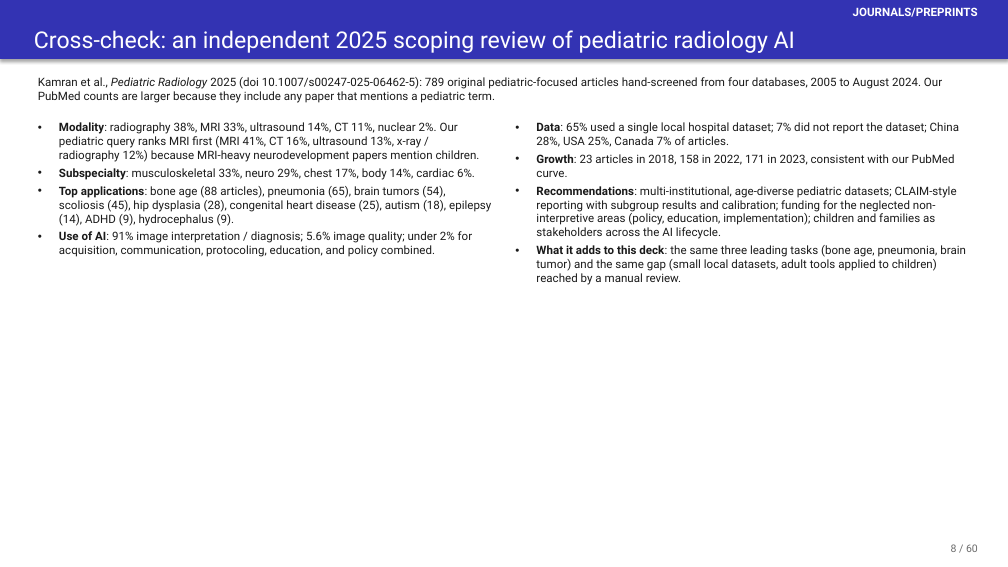
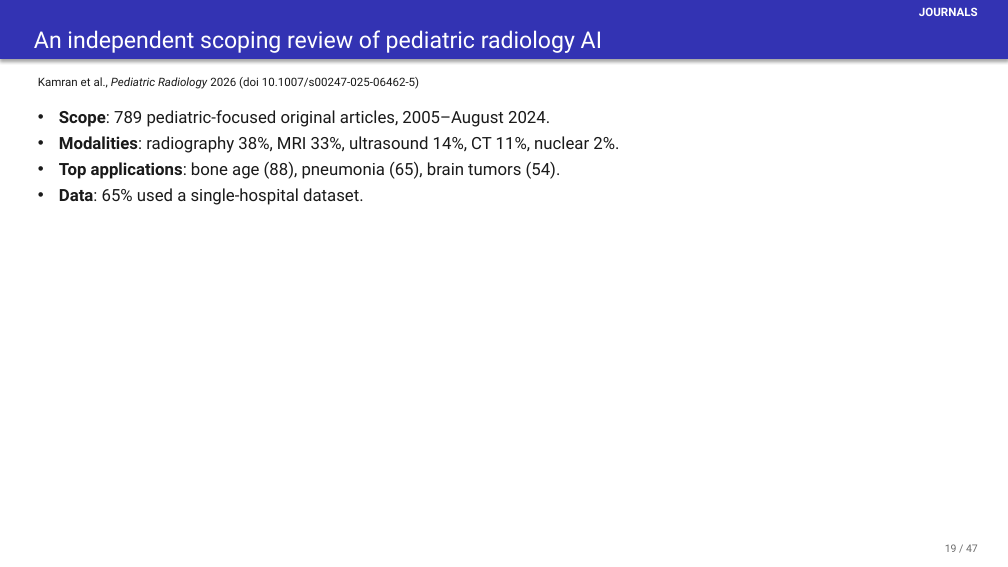
Before and after one commit to josephrich98/pediatric_radiology_ai, a slide deck: slide 19 of slides/pedrad_ai_slides.pptx (slide 8 before the commit). Drawn at 1008x567 pixels with LibreOffice and Linux fonts; fonts in the diff are those of the drawing. Boxes give left, top, right and bottom in pixels: in the first picture for what was removed or moved away, otherwise in the second. Text is boxed around its words. In the diff, an @@ line names an element or a change of style, - is before the commit and + after.

```diff
--- a/slides/pedrad_ai_slides.pptx
+++ b/slides/pedrad_ai_slides.pptx
@@ text at [919, 7, 978, 16]: text changed @@
-JOURNALS/PREPRINTS
+JOURNALS
@@ text in rectangle at [34, 30, 602, 53]: text changed @@
-Cross-check: an independent 2025 scoping review of pediatric radiology AI
+An independent scoping review of pediatric radiology AI
@@ text at [38, 77, 419, 89]: text changed @@
-Kamran et al., Pediatric Radiology 2025 (doi 10.1007/s00247-025-06462-5): 789 original pediatric-focused articles hand-screened from four databases, 2005 to August 2024. Our PubMed counts are larger because they include any paper that mentions a pediatric term.
+Kamran et al., Pediatric Radiology 2026 (doi 10.1007/s00247-025-06462-5)
@@ text added at [59, 110, 619, 205], 16 pt, text #1A1A1A @@
+• Scope: 789 pediatric-focused original articles, 2005–August 2024.
+• Modalities: radiography 38%, MRI 33%, ultrasound 14%, CT 11%, nuclear 2%.
+• Top applications: bone age (88), pneumonia (65), brain tumors (54).
+• Data: 65% used a single-hospital dataset.
@@ text removed at [59, 122, 491, 257] @@
-• Modality: radiography 38%, MRI 33%, ultrasound 14%, CT 11%, nuclear 2%. Our pediatric query ranks MRI first (MRI 41%, CT 16%, ultrasound 13%, x-ray / radiography 12%) because MRI-heavy neurodevelopment papers mention children.
-• Subspecialty: musculoskeletal 33%, neuro 29%, chest 17%, body 14%, cardiac 6%.
-• Top applications: bone age (88 articles), pneumonia (65), brain tumors (54), scoliosis (45), hip dysplasia (28), congenital heart disease (25), autism (18), epilepsy (14), ADHD (9), hydrocephalus (9).
-• Use of AI: 91% image interpretation / diagnosis; 5.6% image quality; under 2% for acquisition, communication, protocoling, education, and policy combined.
@@ text removed at [536, 122, 966, 285] @@
-• Data: 65% used a single local hospital dataset; 7% did not report the dataset; China 28%, USA 25%, Canada 7% of articles.
-• Growth: 23 articles in 2018, 158 in 2022, 171 in 2023, consistent with our PubMed curve.
-• Recommendations: multi-institutional, age-diverse pediatric datasets; CLAIM-style reporting with subgroup results and calibration; funding for the neglected non-interpretive areas (policy, education, implementation); children and families as stakeholders across the AI lifecycle.
-• What it adds to this deck: the same three leading tasks (bone age, pneumonia, brain tumor) and the same gap (small local datasets, adult tools applied to children) reached by a manual review.
@@ text at [945, 544, 978, 552]: text changed @@
-8 / 60
+19 / 47
```
Also in this commit, not shown: 42 other slides changed, 4 slides added, 17 slides removed, 6 other files.
